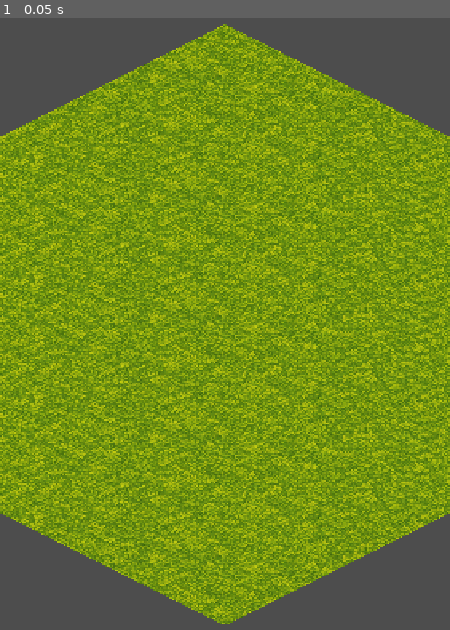
Above: before the commit, frame 1.
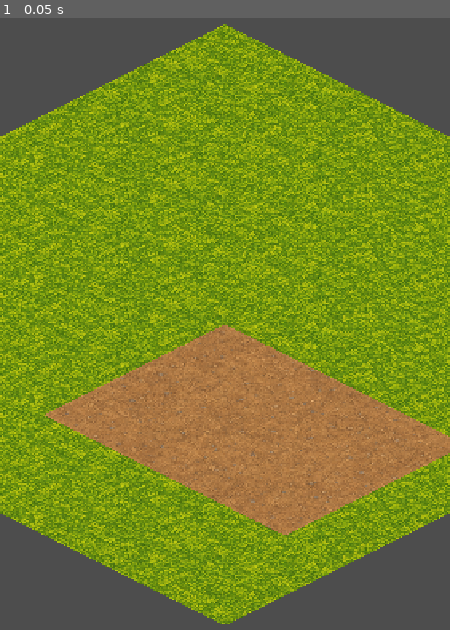
Above: after the commit, the same moment.

Repository: myadisak175-dotcom/liora-farm
Game: Godot game, scene res://scenes/main.tscn
Same seed, same stepped clock (60 frames per second), same inputs: the game is played once before the commit and once after it.
Inputs:
- Up to frame 1 (0.05 s): no input

The runs differ from the first frame. In frame 1, 16% of the frame differs, in the area x 10-100%, y 50-85%.

Commit message:
Add isometric dirt farming plot

Diff:
--- a/scenes/main.tscn
+++ b/scenes/main.tscn
@@ -8,6 +8,14 @@
 [ext_resource type="Texture2D" uid="uid://dri4tj56xeysx" path="res://assets/ground/grass/grass_07.png" id="6_trceg"]
 [ext_resource type="Texture2D" uid="uid://besrntveecuai" path="res://assets/ground/grass/grass_01.png" id="7_a8y0u"]
 [ext_resource type="Texture2D" uid="uid://djgkoujo58v0e" path="res://assets/ground/grass/grass_04.png" id="8_jkv2x"]
+[ext_resource type="Texture2D" uid="uid://brairn8oeqtbs" path="res://assets/ground/dirt/dirt_07.png" id="9_jbj1t"]
+[ext_resource type="Texture2D" uid="uid://fomsbh6ixm43" path="res://assets/ground/dirt/dirt_01.png" id="10_muem4"]
+[ext_resource type="Texture2D" uid="uid://dr3vhk6tynnok" path="res://assets/ground/dirt/dirt_03.png" id="11_dp3eg"]
+[ext_resource type="Texture2D" uid="uid://bthkyt25hrcqf" path="res://assets/ground/dirt/dirt_05.png" id="12_0ld40"]
+[ext_resource type="Texture2D" uid="uid://pjo3ur52auae" path="res://assets/ground/dirt/dirt_06.png" id="13_gqmmt"]
+[ext_resource type="Texture2D" uid="uid://cuo8alofopkvt" path="res://assets/ground/dirt/dirt_04.png" id="14_yc10j"]
+[ext_resource type="Texture2D" uid="uid://7gciayhs07bw" path="res://assets/ground/dirt/dirt_02.png" id="15_jscy8"]
+[ext_resource type="Texture2D" uid="uid://ddaacqlodu7to" path="res://assets/ground/dirt/dirt_00.png" id="16_pm3ni"]
 
 [node name="Main" type="Node2D" unique_id=59100720]
 metadata/_edit_vertical_guides_ = [108.0]
@@ -516,3 +524,65 @@
 texture_filter = 1
 position = Vector2(576, 1072)
 texture = ExtResource("1_tipki")
+
+[node name="DirtFarm" type="Node2D" parent="." unique_id=2064423394]
+
+[node name="Dirt_05_05" type="Sprite2D" parent="DirtFarm" unique_id=1238615250]
+texture_filter = 1
+position = Vector2(576, 688)
+texture = ExtResource("16_pm3ni")
+
+[node name="Dirt_05_06" type="Sprite2D" parent="DirtFarm" unique_id=1148158613]
+texture_filter = 1
+position = Vector2(672, 736)
+texture = ExtResource("12_0ld40")
+
+[node name="Dirt_05_07" type="Sprite2D" parent="DirtFarm" unique_id=1373010273]
+texture_filter = 1
+position = Vector2(768, 784)
+texture = ExtResource("15_jscy8")
+
+[node name="Dirt_05_08" type="Sprite2D" parent="DirtFarm" unique_id=1797298797]
+texture_filter = 1
+position = Vector2(864, 832)
+texture = ExtResource("9_jbj1t")
+
+[node name="Dirt_06_05" type="Sprite2D" parent="DirtFarm" unique_id=1411235124]
+texture_filter = 1
+position = Vector2(480, 736)
+texture = ExtResource("11_dp3eg")
+
+[node name="Dirt_06_06" type="Sprite2D" parent="DirtFarm" unique_id=484891055]
+texture_filter = 1
+position = Vector2(576, 784)
+texture = ExtResource("13_gqmmt")
+
+[node name="Dirt_06_07" type="Sprite2D" parent="DirtFarm" unique_id=1664380133]
+texture_filter = 1
+position = Vector2(672, 832)
+texture = ExtResource("10_muem4")
+
+[node name="Dirt_06_08" type="Sprite2D" parent="DirtFarm" unique_id=709045215]
+texture_filter = 1
+position = Vector2(768, 880)
+texture = ExtResource("14_yc10j")
+
+[node name="Dirt_07_05" type="Sprite2D" parent="DirtFarm" unique_id=1576427143]
+texture_filter = 1
+position = Vector2(384, 784)
+texture = ExtResource("12_0ld40")
+
+[node name="Dirt_07_06" type="Sprite2D" parent="DirtFarm" unique_id=487806484]
+texture_filter = 1
+position = Vector2(480, 832)
+texture = ExtResource("16_pm3ni")
+
+[node name="Dirt_07_07" type="Sprite2D" parent="DirtFarm" unique_id=338699423]
+texture_filter = 1
+position = Vector2(576, 880)
+texture = ExtResource("9_jbj1t")
+
+[node name="Dirt_07_08" type="Sprite2D" parent="DirtFarm" unique_id=1782619790]
+texture_filter = 1
+position = Vector2(672, 928)
+texture = ExtResource("15_jscy8")
Binary file added: assets/ground/dirt/dirt_00.png
Binary file added: assets/ground/dirt/dirt_01.png
Binary file added: assets/ground/dirt/dirt_02.png
Binary file added: assets/ground/dirt/dirt_03.png
Binary file added: assets/ground/dirt/dirt_04.png
Binary file added: assets/ground/dirt/dirt_05.png
Binary file added: assets/ground/dirt/dirt_06.png
Binary file added: assets/ground/dirt/dirt_07.png
